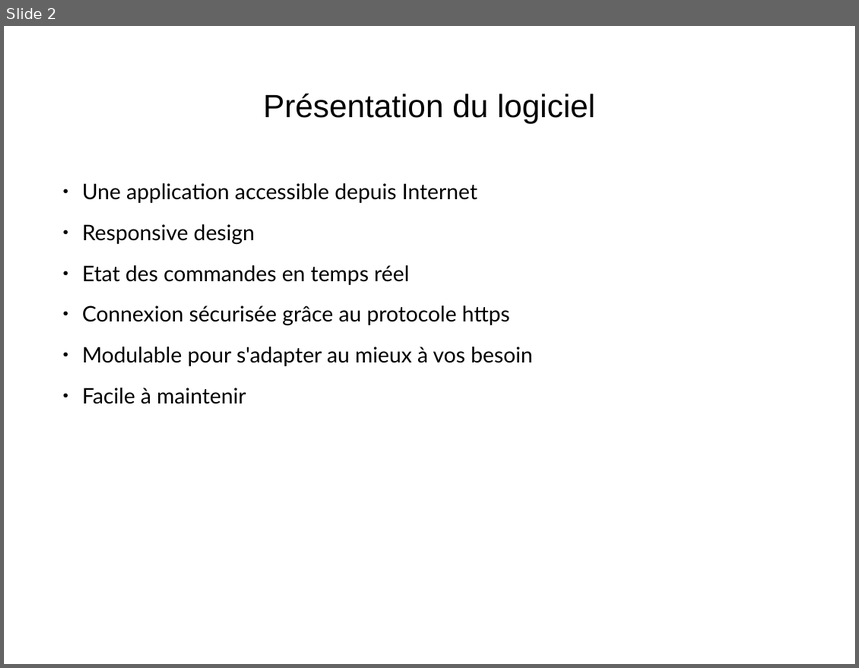
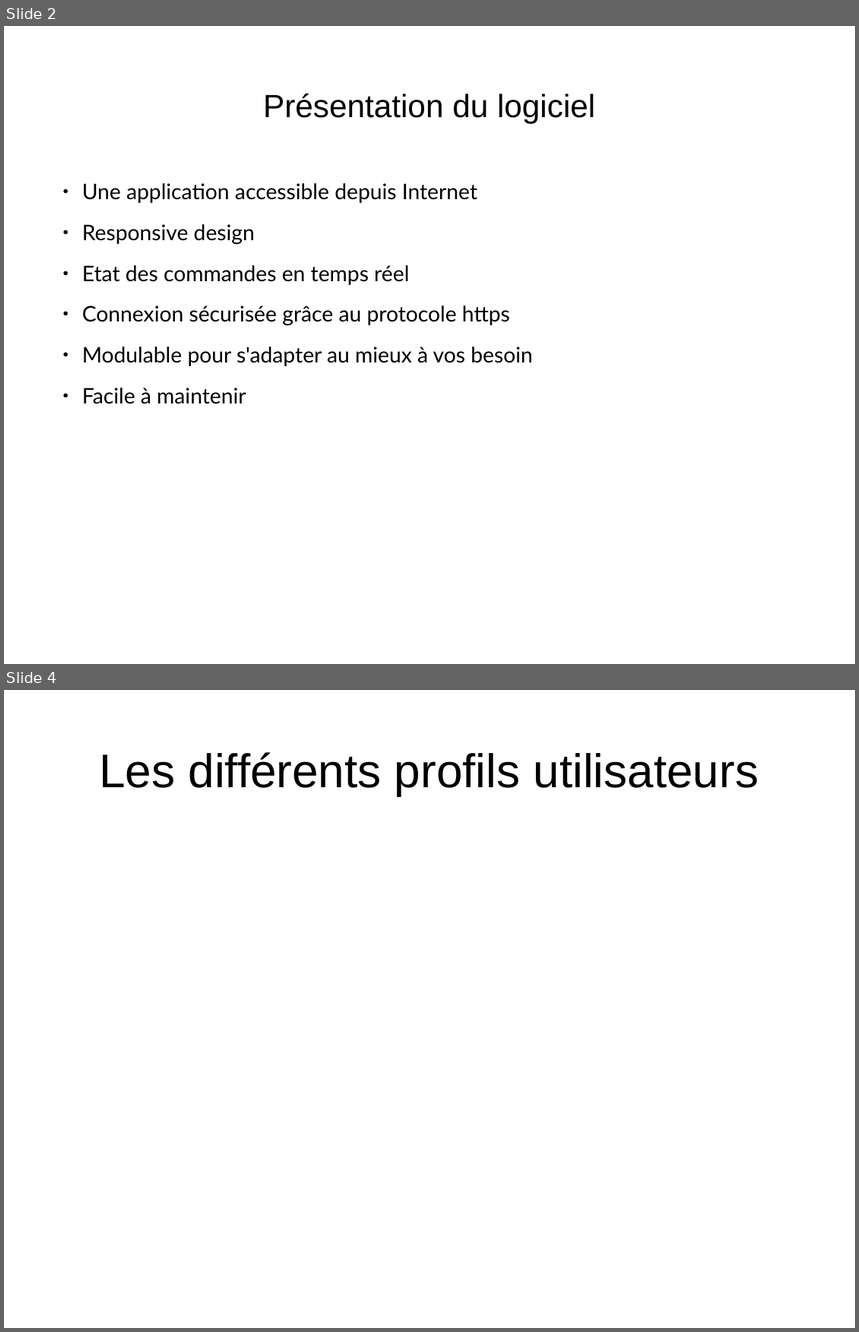
Before and after one commit to Hyperyon/p4-OCPizza, a slide deck: Présentation projet.odp. Shown one above the other, each under a label of ours: slide 2 before the commit, slides 2 and 4 after it; the slides between them are not shown. The pictures are 859x668 and 859x1332 pixels, drawn with LibreOffice and Linux fonts; fonts in the diff are those of the drawing. Boxes give left, top, right and bottom in pixels: in the first picture for what was removed or moved away, otherwise in the second. Text is boxed around its words. In the diff, an @@ line names an element or a change of style, - is before the commit and + after.

```diff
--- a/Présentation projet.odp
+++ b/Présentation projet.odp
@@ slide 4 added at box(4, 690, 855, 1328), background #FFFFFF @@
@@ title added at box(99, 752, 759, 796), 44 pt, text #000000 @@
+Les différents profils utilisateurs
```
Also in this commit, not shown: 2 slides changed, 3 other slides added, 1 slide removed, 5 other files.
